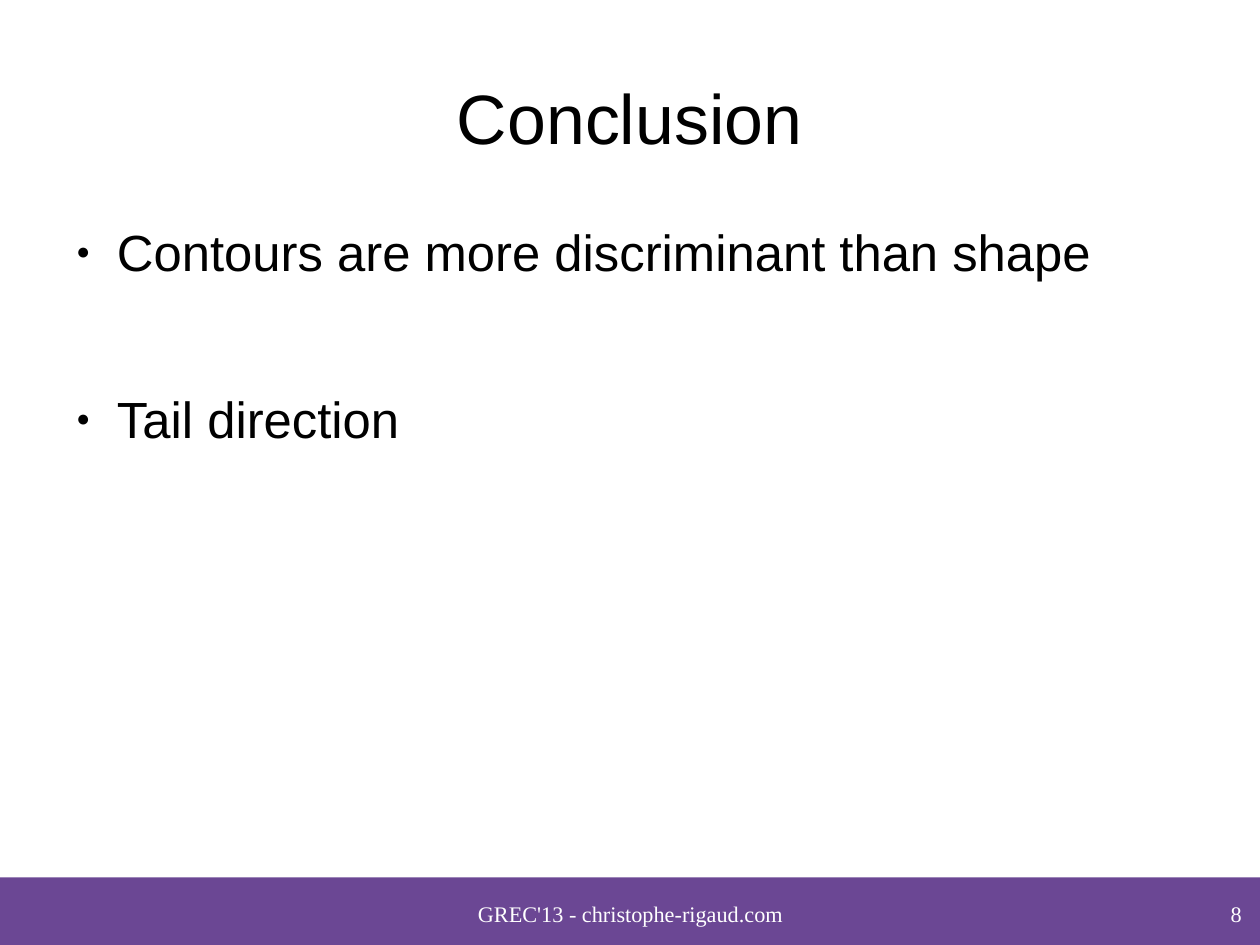
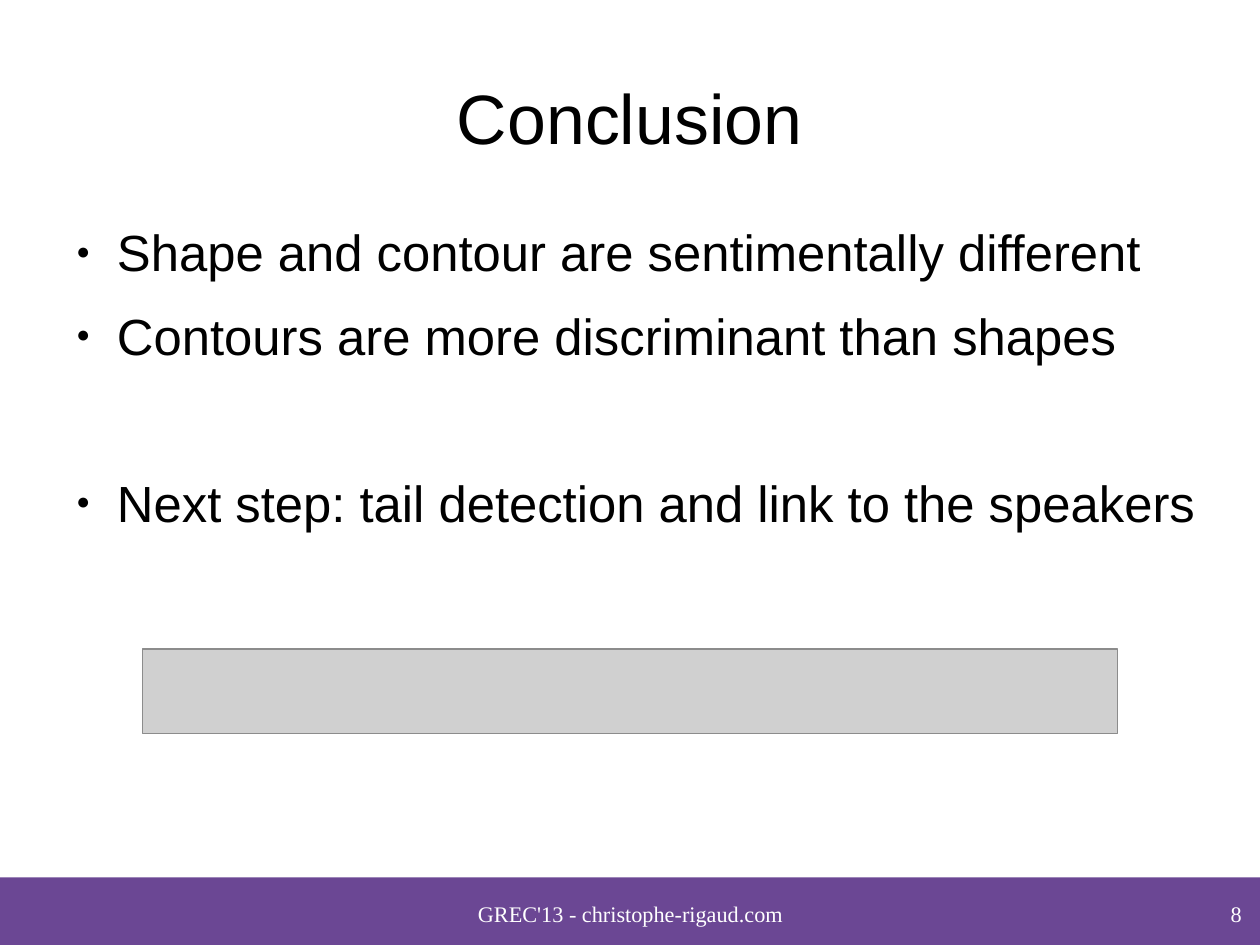
Before and after one commit to crigaud/publication, a slide deck: slide 8 of 2013/GREC/speech_balloon_contour_classification_in_comics/presentation/2013_Rigaud_Speech_balloon_contour_classification_in_comics.odp. Drawn at 1260x945 pixels with LibreOffice and Linux fonts; fonts in the diff are those of the drawing; grey boxes stand for pictures; background and template pictures are left out. Boxes give left, top, right and bottom in pixels: in the first picture for what was removed or moved away, otherwise in the second. Text is boxed around its words. In the diff, an @@ line names an element or a change of style, - is before the commit and + after.

```diff
--- a/2013/GREC/speech_balloon_contour_classification_in_comics/presentation/2013_Rigaud_Speech_balloon_contour_classification_in_comics.odp
+++ b/2013/GREC/speech_balloon_contour_classification_in_comics/presentation/2013_Rigaud_Speech_balloon_contour_classification_in_comics.odp
@@ text at (117, 234, 1195, 532): text changed @@
-● Contours are more discriminant than shape
-● Tail direction
+● Shape and contour are sentimentally different
+● Contours are more discriminant than shapes
+● Next step: tail detection and link to the speakers
@@ picture added at (142, 649, 1118, 734) @@
```
Also in this commit, not shown: 5 other slides changed, 2 other files.
